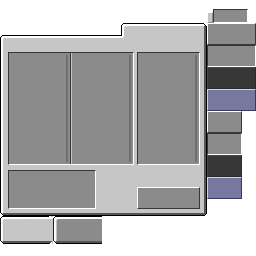
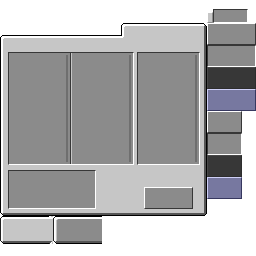
Layer changes from the first 256px x 256px image to the second:
painted on "Base copy 3" over (137, 187, 200, 209)
hid "Base copy 2" over (137, 187, 200, 209)
